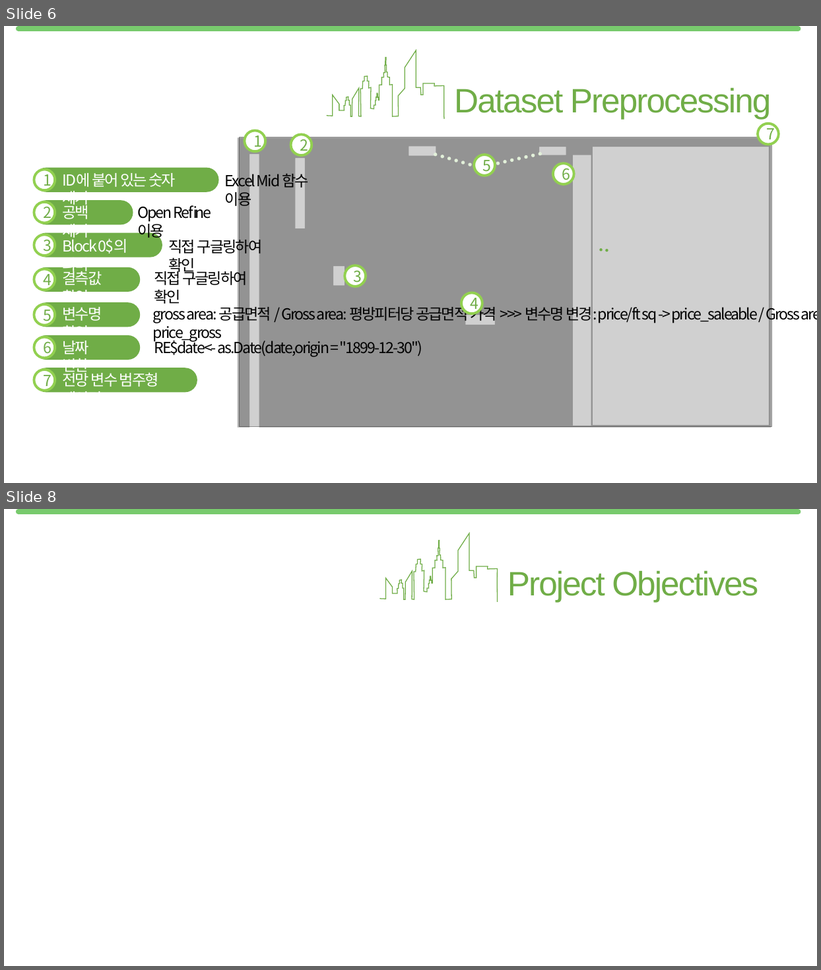
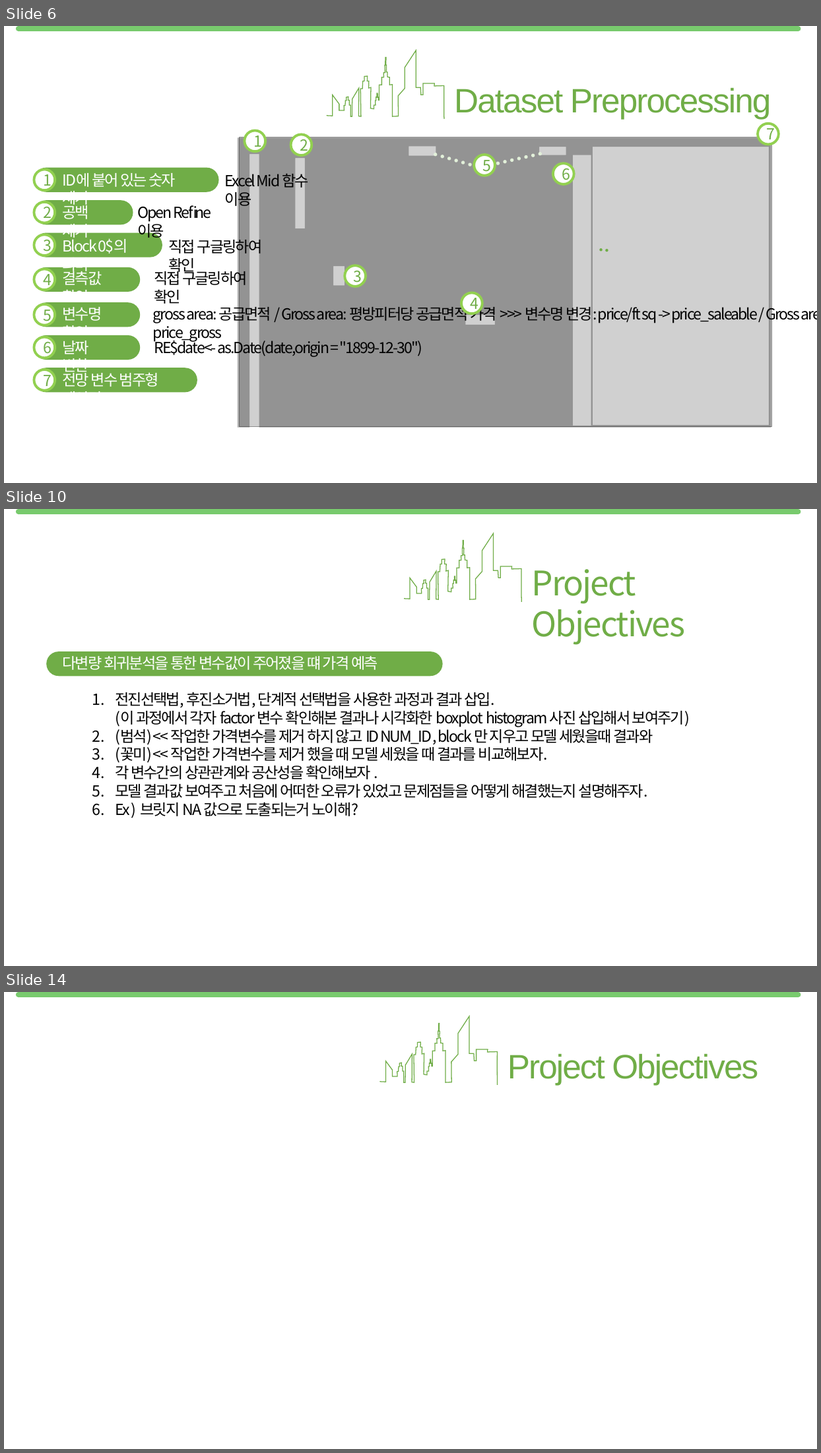
Before and after one commit to jyalways7/hk_realestate, a slide deck: 170128_HKRE_Mid_Report.pptx. Shown one above the other, each under a label of ours: slides 6 and 8 before the commit, slides 6, 10 and 14 after it; the slides between them are not shown. The pictures are 821x970 and 821x1453 pixels, drawn with LibreOffice and Linux fonts; fonts in the diff are those of the drawing; grey boxes stand for pictures. Boxes give left, top, right and bottom in pixels: in the first picture for what was removed or moved away, otherwise in the second. Text is boxed around its words. In the diff, an @@ line names an element or a change of style, - is before the commit and + after.

Commit message:
범석 생각 추가

```diff
--- a/170128_HKRE_Mid_Report.pptx
+++ b/170128_HKRE_Mid_Report.pptx
@@ slide 10 added at [4, 509, 817, 966], background #FFFFFF; not listed: 1 template element that a slide beside it also shows @@
@@ freeform shape added at [404, 533, 522, 601], outline #70AD47 1 pt @@
@@ text added at [532, 569, 686, 645], 40 pt, text #70AD47 @@
+Project Objectives
@@ rounded rectangle added at [47, 652, 443, 676], fill #70AD47 @@
@@ text added at [63, 656, 378, 670], 18 pt, text #FFFFFF @@
+다변량 회귀분석을 통한 변수값이 주어졌을 떄 가격 예측
@@ text added at [115, 692, 690, 817], 18 pt, text #000000 @@
+1. 전진선택법, 후진소거법, 단계적 선택법을 사용한 과정과 결과 삽입.
+   (이 과정에서 각자 factor 변수 확인해본 결과나 시각화한 boxplot histogram 사진 삽입해서 보여주기)
+2. (범석) << 작업한 가격변수를 제거 하지 않고 ID NUM_ID , block 만 지우고 모델 세웠을때 결과와
+3. (꽃미) << 작업한 가격변수를 제거 했을 때 모델 세웠을 때 결과를 비교해보자.
+4. 각 변수간의 상관관계와 공산성을 확인해보자 .
+5. 모델 결과값 보여주고 처음에 어떠한 오류가 있었고 문제점들을 어떻게 해결했는지 설명해주자.
+6. Ex ) 브릿지 NA 값으로 도출되는거 노이해?
@@ what was slide 8 is now slide 14 @@
```
Also in this commit, not shown: 1 slide changed, 6 other slides added, 1 slide removed.
